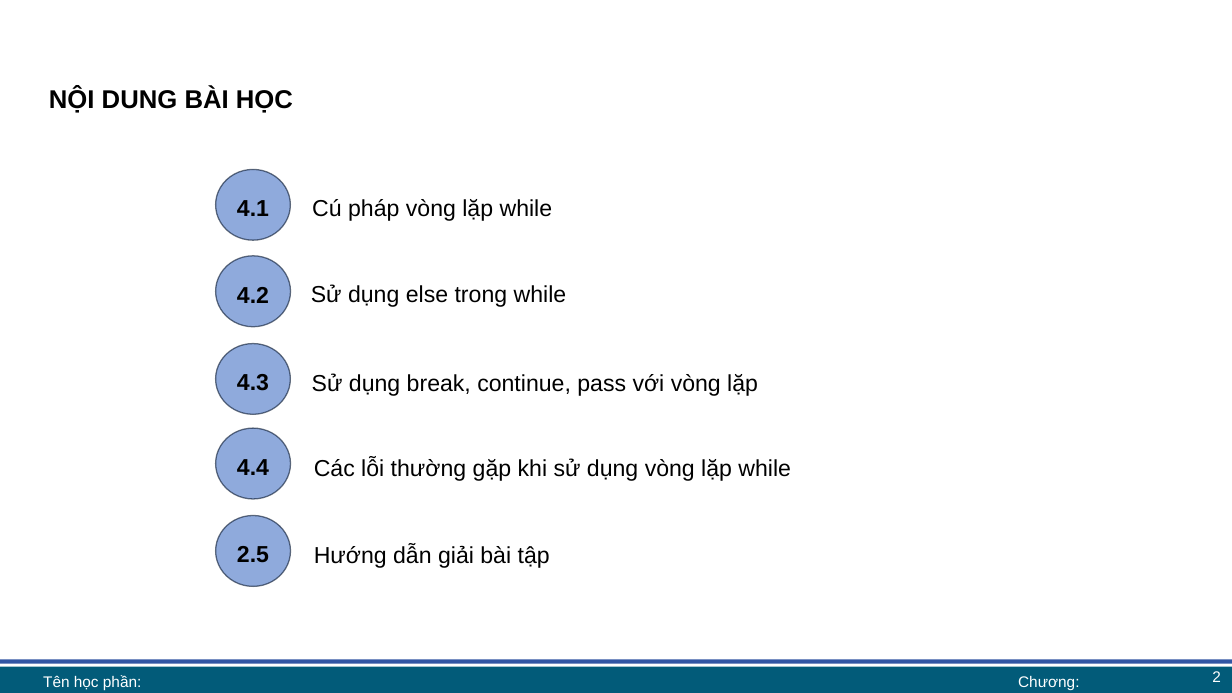
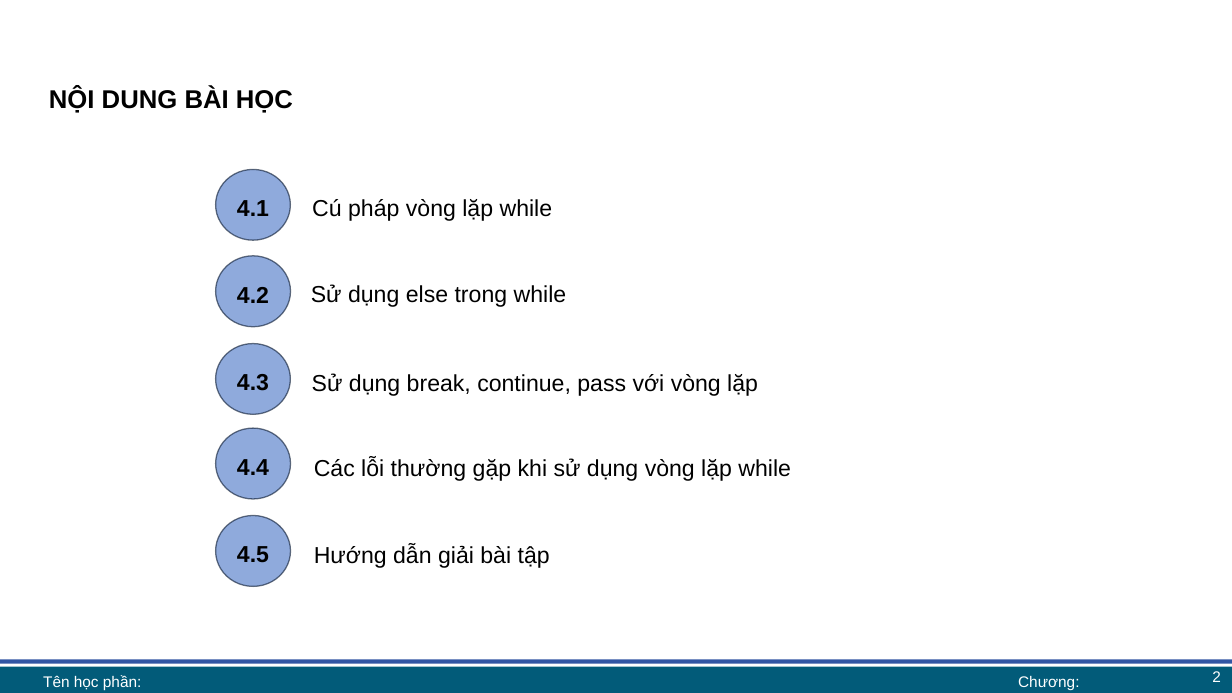
Before and after one commit to lhaaaaa/17A2-Ca-sang, a slide deck: slide 2 of Lab 4/Lab 4 bài giảng.pptx. Drawn at 1232x693 pixels with LibreOffice and Linux fonts; fonts in the diff are those of the drawing; background and template pictures are left out. Boxes give left, top, right and bottom in pixels: in the first picture for what was removed or moved away, otherwise in the second. Text is boxed around its words. In the diff, an @@ line names an element or a change of style, - is before the commit and + after.

```diff
--- a/Lab 4/Lab 4 bài giảng.pptx
+++ b/Lab 4/Lab 4 bài giảng.pptx
@@ text in ellipse at [237,546,269,563]: text changed @@
-2.5
+4.5
```
Also in this commit, not shown: 4 other slides changed, 3 other files.
